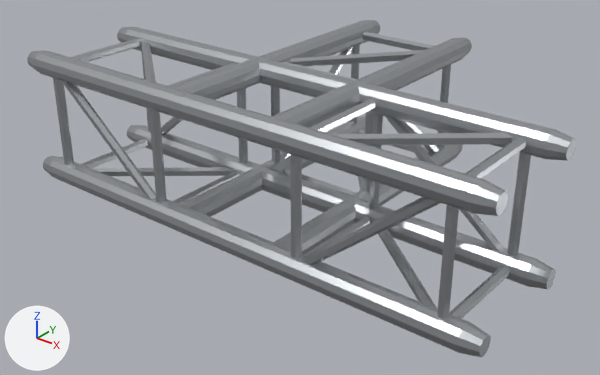
Before and after pictures for a commit that changed the glTF model assets/models/truss/truss-4-point-corner-3-way-t.glb.
Camera for both pictures: a camera (50 mm lens) standing at (0.955, -1.091, 0.639) and looking at (-0.011, 0.117, -0.11). The lights are fixed; the arrows at lower left show +X, +Y and +Z. The older version comes first. Vertices at exactly the same position are counted once.

The scene before the commit, as lines of its bpy script (objects in view):
```python
me_end_connectors = bpy.data.meshes.new('end-connectors')
me_end_connectors.from_pydata(...)  # 312 vertices, 576 faces; spans x -0.534..0.534, y -0.145..0.534, z -0.145..0.145
me_end_connectors.materials.append(mat_metal_b8bcc0)  # light grey #b8bcc0
me_truss_braces = bpy.data.meshes.new('truss-braces')
me_truss_braces.from_pydata(...)  # 432 vertices, 864 faces; spans x -0.47..0.47, y -0.129..0.469, z -0.13..0.13
me_truss_braces.materials.append(mat_metal_b8bcc0)  # light grey #b8bcc0
me_truss_chords = bpy.data.meshes.new('truss-chords')
me_truss_chords.from_pydata(...)  # 660 vertices, 1456 faces; spans x -0.5..0.5, y -0.145..0.5, z -0.145..0.145
me_truss_chords.materials.append(mat_metal_b8bcc0)  # light grey #b8bcc0
ob_end_connectors = bpy.data.objects.new('end-connectors', me_end_connectors)
ob_end_connectors.location = (0.0, 0.0, 0.0)
ob_truss_braces = bpy.data.objects.new('truss-braces', me_truss_braces)
ob_truss_braces.location = (0.0, 0.0, 0.0)
ob_truss_chords = bpy.data.objects.new('truss-chords', me_truss_chords)
ob_truss_chords.location = (0.0, 0.0, 0.0)
```
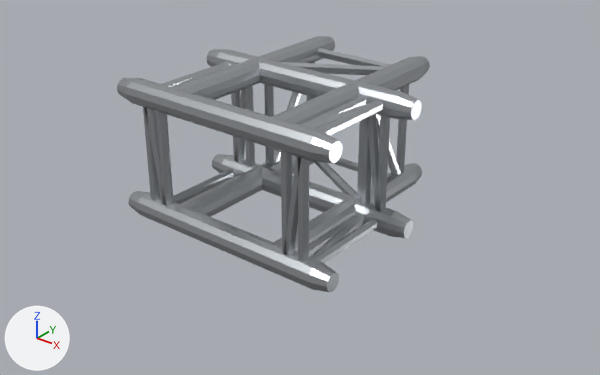
What differs and where, as boxes (x1, y1, x2, y2) in the pictures (600 x 375 px; the box of a moved part takes in the faces that stretch with it):
'truss-chords', reshaped (43% narrower, 24% shorter)
    before: (34, 20, 555, 353)
    after: (126, 36, 424, 290)
'truss-braces', reshaped (44% narrower, 25% shorter)
    before: (53, 32, 531, 319)
    after: (143, 48, 409, 263)
'end-connectors', reshaped (43% narrower, 24% shorter)
    before: (27, 20, 576, 357)
    after: (117, 36, 430, 292)
part 1 of me_truss_chords, moved or reshaped
    before: (34, 27, 261, 229)
    after: (126, 49, 261, 229)
part 2 of me_truss_chords, moved or reshaped
    before: (263, 82, 555, 353)
    after: (263, 82, 404, 290)
part 3 of me_truss_chords, moved or reshaped
    before: (258, 20, 467, 206)
    after: (258, 36, 424, 203)
part 4 of me_end_connectors, moved or reshaped
    before: (27, 51, 41, 70)
    after: (117, 78, 134, 101)
part 5 of me_end_connectors, moved or reshaped
    before: (117, 27, 131, 43)
    after: (206, 49, 223, 67)
part 6 of me_end_connectors, moved or reshaped
    before: (127, 125, 144, 142)
    after: (212, 154, 228, 173)
part 7 of me_end_connectors, moved or reshaped
    before: (43, 156, 58, 175)
    after: (128, 191, 150, 213)
part 8 of me_end_connectors, moved or reshaped
    before: (471, 180, 508, 216)
    after: (309, 132, 342, 163)
part 9 of me_end_connectors, moved or reshaped
    before: (544, 130, 576, 160)
    after: (393, 93, 422, 120)
part 10 of me_end_connectors, moved or reshaped
    before: (526, 259, 556, 289)
    after: (386, 212, 414, 238)
part 11 of me_end_connectors, moved or reshaped
    before: (457, 322, 491, 357)
    after: (308, 262, 339, 292)
part 12 of me_end_connectors, moved or reshaped
    before: (367, 20, 380, 34)
    after: (320, 36, 335, 51)
part 13 of me_end_connectors, moved or reshaped
    before: (460, 38, 472, 55)
    after: (416, 56, 430, 77)
part 14 of me_end_connectors, moved or reshaped
    before: (456, 145, 463, 156)
    after: (406, 163, 422, 184)

The change, as a diff of the scene's bpy script:
```diff
--- a/assets/models/truss/truss-4-point-corner-3-way-t.glb.py
+++ b/assets/models/truss/truss-4-point-corner-3-way-t.glb.py
@@ me_truss_chords @@
 # used by ob_truss_chords; location = (0.0, 0.0, 0.0)
-me_truss_chords.from_pydata(...)  # 660 vertices, 1456 faces; spans x -0.5..0.5, y -0.145..0.5, z -0.145..0.145
+me_truss_chords.from_pydata(...)  # 660 vertices, 1456 faces; spans x -0.216..0.216, y -0.145..0.321, z -0.145..0.145
+# me_truss_chords part 1: all 52 vertices in x -0.5, y -0.145..0.145, z -0.145..0.145 are moved by (0.284, 0.0, 0.0)
+# me_truss_chords part 2: all 52 vertices in x 0.5, y -0.145..0.145, z -0.145..0.145 are moved by (-0.284, 0.0, 0.0)
+# me_truss_chords part 3: all 52 vertices in x -0.145..0.145, y 0.5, z -0.145..0.145 are moved by (0.0, -0.179, 0.0)
 me_truss_chords.materials.append(mat_metal_b8bcc0)
@@ me_end_connectors @@
 # used by ob_end_connectors; location = (0.0, 0.0, 0.0)
-me_end_connectors.from_pydata(...)  # 312 vertices, 576 faces; spans x -0.534..0.534, y -0.145..0.534, z -0.145..0.145
+me_end_connectors.from_pydata(...)  # 312 vertices, 576 faces; spans x -0.25..0.25, y -0.145..0.355, z -0.145..0.145
+# me_end_connectors part 4: the loose piece of 26 vertices spanning x -0.534..-0.5, y -0.145..-0.095, z 0.095..0.145 is moved by (0.284, 0.0, 0.0)
+# me_end_connectors part 5: the loose piece of 26 vertices spanning x -0.534..-0.5, y 0.095..0.145, z 0.095..0.145 is moved by (0.284, 0.0, 0.0)
+# me_end_connectors part 6: the loose piece of 26 vertices spanning x -0.534..-0.5, y 0.095..0.145, z -0.145..-0.095 is moved by (0.284, 0.0, 0.0)
+# me_end_connectors part 7: the loose piece of 26 vertices spanning x -0.534..-0.5, y -0.145..-0.095, z -0.145..-0.095 is moved by (0.284, 0.0, 0.0)
+# me_end_connectors part 8: the loose piece of 26 vertices spanning x 0.5..0.534, y -0.145..-0.095, z 0.095..0.145 is moved by (-0.284, 0.0, 0.0)
+# me_end_connectors part 9: the loose piece of 26 vertices spanning x 0.5..0.534, y 0.095..0.145, z 0.095..0.145 is moved by (-0.284, 0.0, 0.0)
+# me_end_connectors part 10: the loose piece of 26 vertices spanning x 0.5..0.534, y 0.095..0.145, z -0.145..-0.095 is moved by (-0.284, 0.0, 0.0)
+# me_end_connectors part 11: the loose piece of 26 vertices spanning x 0.5..0.534, y -0.145..-0.095, z -0.145..-0.095 is moved by (-0.284, 0.0, 0.0)
+# me_end_connectors part 12: the loose piece of 26 vertices spanning x -0.145..-0.095, y 0.5..0.534, z 0.095..0.145 is moved by (0.0, -0.179, 0.0)
+# me_end_connectors part 13: the loose piece of 26 vertices spanning x 0.095..0.145, y 0.5..0.534, z 0.095..0.145 is moved by (0.0, -0.179, 0.0)
+# me_end_connectors part 14: the loose piece of 26 vertices spanning x 0.095..0.145, y 0.5..0.534, z -0.145..-0.095 is moved by (0.0, -0.179, 0.0)
+# other edits to the shape of me_end_connectors do not show in these pictures
 me_end_connectors.materials.append(mat_metal_b8bcc0)
@@ me_truss_braces @@
 # used by ob_truss_braces; location = (0.0, 0.0, 0.0)
-me_truss_braces.from_pydata(...)  # 432 vertices, 864 faces; spans x -0.47..0.47, y -0.129..0.469, z -0.13..0.13
+me_truss_braces.from_pydata(...)  # 432 vertices, 864 faces; spans x -0.196..0.196, y -0.129..0.3, z -0.13..0.13
+# me_truss_braces part 15: 432 of 432 vertices moved; they spanned x -0.47..0.47, y -0.129..0.469, z -0.13..0.13 and now span x -0.196..0.196, y -0.129..0.3, z -0.13..0.13; mean shift (0.0, -0.031, 0.0)
 me_truss_braces.materials.append(mat_metal_b8bcc0)
```
